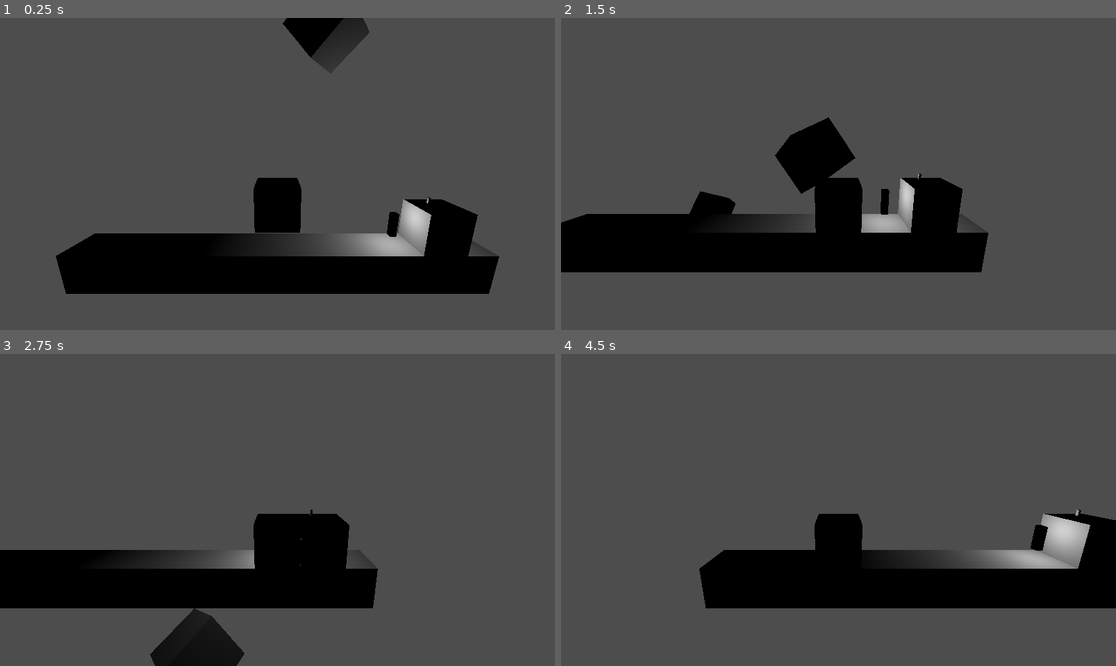
Above: before the commit, frames 1-4 (two rows, left to right).
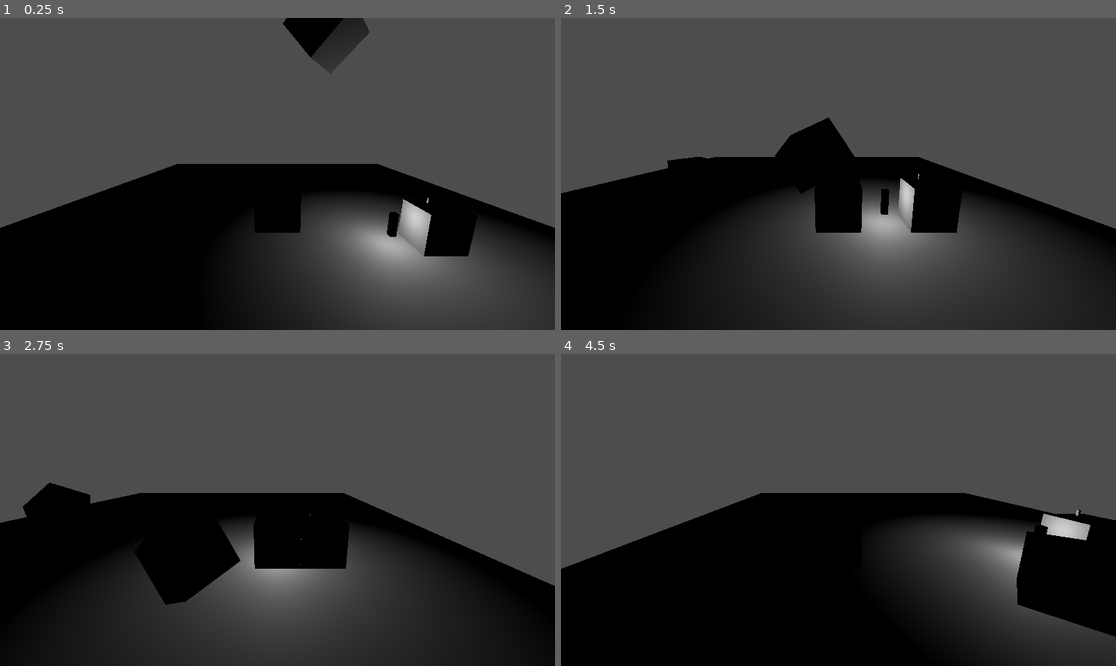
Above: after the commit, the same moments.

Repository: DimoNika/PocketSize
Game: Godot game, scene res://world.tscn
Two runs of this game, one before a commit and one after it. Both use one fixed random seed, a clock stepped at 60 frames per second and the inputs below.
Inputs:
- Up to frame 1 (0.25 s): no input
- Up to frame 2 (1.5 s): tap Enter (ui_accept) at 0.5, 0.77 s; hold Right (ui_right) 0.53-1.28 s; tap E (deminish) at 0.6 s; hold Down (ui_down) from 1.28 s (still down); tap Q (magnify) at 1.35 s
- Up to frame 3 (2.75 s): tap Enter (ui_accept) at 1.52 s; release Down (ui_down) at 2.03 s; hold Right (ui_right) from 2.03 s (still down); tap E (deminish) at 2.1 s
- Up to frame 4 (4.5 s): release Right (ui_right) at 2.78 s; hold Up (ui_up) 2.78-3.53 s; tap Q (magnify) at 2.85, 4.35 s; tap Enter (ui_accept) at 3.02, 3.77 s; hold Left (ui_left) from 3.53 s (still down); tap E (deminish) at 3.6 s

The runs differ from the first frame. In frame 1, 29% of the frame differs, in the area x 0-100%, y 46-100%; in frame 2, 34%; in frame 3, 37%, in the area x 0-100%, y 41-100%; in frame 4, 35%.

Commit message:
testing git

Diff:
--- a/world.tscn
+++ b/world.tscn
@@ -6,11 +6,11 @@
 [ext_resource type="PackedScene" uid="uid://bsovmcxdmyrmq" path="res://blue_gem.tscn" id="4_aqk2v"]
 
 [sub_resource type="BoxMesh" id="BoxMesh_gv5m4"]
-size = Vector3(10, 1, 1)
+size = Vector3(16.04, 1, 22.95)
 
 [sub_resource type="BoxShape3D" id="BoxShape3D_f3sb7"]
 margin = 0.0
-size = Vector3(10, 1, 1)
+size = Vector3(16.0363, 1, 22.9555)
 
 [node name="World" type="Node3D"]
 
@@ -21,6 +21,7 @@
 mesh = SubResource("BoxMesh_gv5m4")
 
 [node name="CollisionShape3D" type="CollisionShape3D" parent="Floor"]
+transform = Transform3D(1, 0, 0, 0, 1, 0, 0, 0, 1, -0.00430298, 0, -0.00338745)
 shape = SubResource("BoxShape3D_f3sb7")
 
 [node name="Player" parent="." instance=ExtResource("1_fj7yv")]
